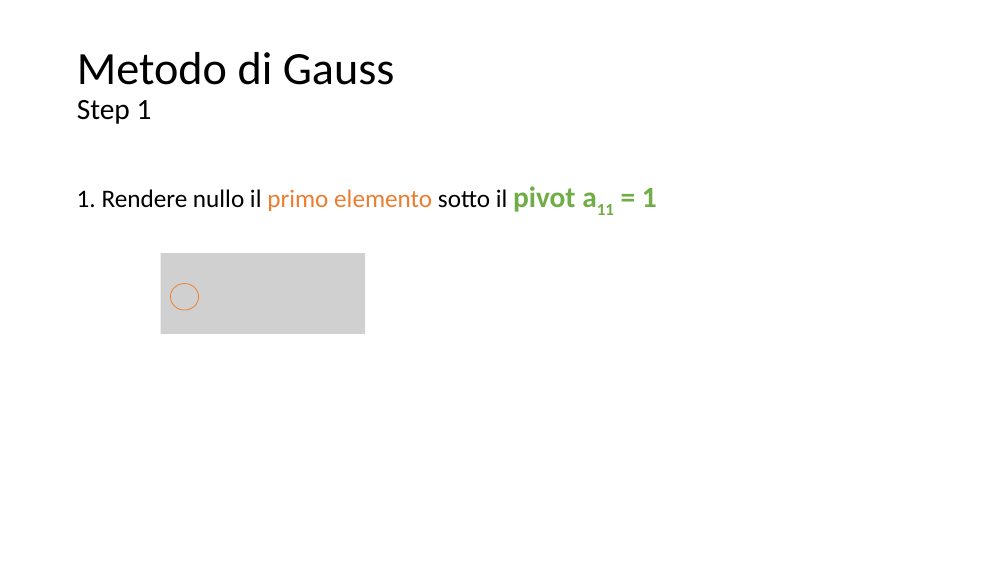
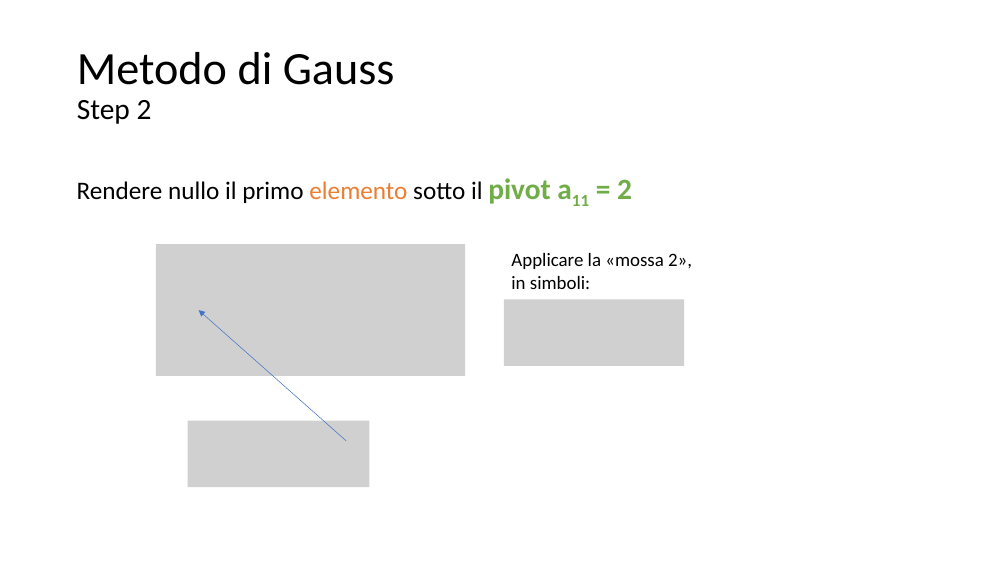
Before and after one commit to matteodelv/GaussLinearSystems, a slide deck: slide 25 of Presentazione.pptx (slide 16 before the commit). Drawn at 1008x567 pixels with LibreOffice and Linux fonts; fonts in the diff are those of the drawing; grey boxes stand for pictures. Boxes give left, top, right and bottom in pixels: in the first picture for what was removed or moved away, otherwise in the second. Text is boxed around its words. In the diff, an @@ line names an element or a change of style, - is before the commit and + after.

```diff
--- a/Presentazione.pptx
+++ b/Presentazione.pptx
@@ title at (77, 52, 395, 124): text changed @@
-Metodo di Gauss
-Step 1
+Metodo di Gauss
+Step 2
@@ text at (77, 178, 632, 204): text changed @@
-1. Rendere nullo il primo elemento sotto il pivot a11 = 1
+Rendere nullo il primo elemento sotto il pivot a11 = 2
@@ picture added at (156, 244, 465, 376) @@
@@ picture removed at (160, 253, 365, 334) @@
@@ text added at (511, 253, 692, 289), 18 pt, text #000000 @@
+Applicare la «mossa 2»,
+in simboli:
@@ ellipse removed at (170, 284, 198, 310) @@
@@ picture added at (504, 299, 684, 366) @@
@@ arrow added from (346, 441) to (199, 310), #4472C4 0.5 pt @@
@@ picture added at (188, 420, 369, 487) @@
```
Also in this commit, not shown: 12 other slides changed, 18 slides added, 14 slides removed.
